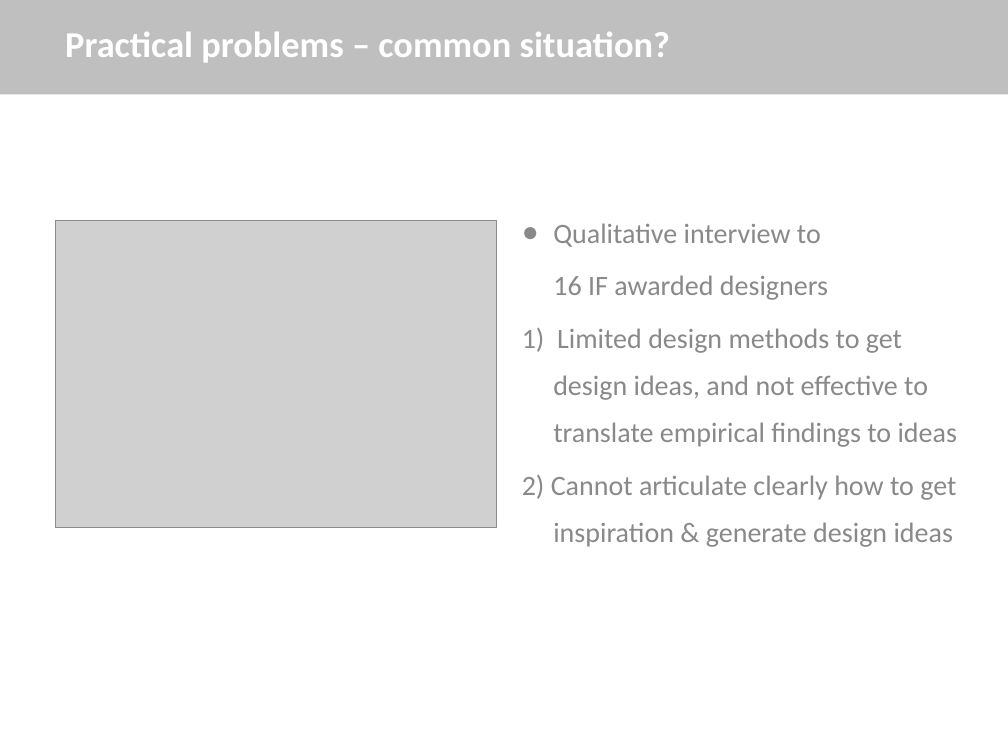
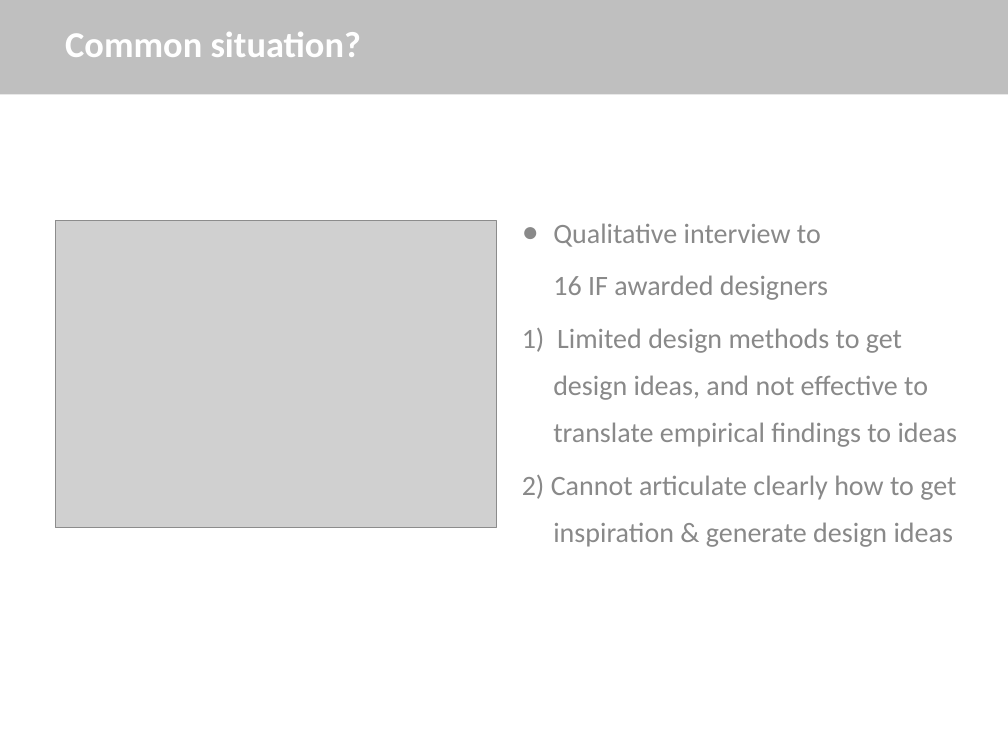
Before and after one commit to sunyingFUBerlin/PPT-for-IFKAD, a slide deck: slide 4 of ResearchProposal.pptx. Drawn at 1008x756 pixels with LibreOffice and Linux fonts; fonts in the diff are those of the drawing; grey boxes stand for pictures. Boxes give left, top, right and bottom in pixels: in the first picture for what was removed or moved away, otherwise in the second. Text is boxed around its words. In the diff, an @@ line names an element or a change of style, - is before the commit and + after.

```diff
--- a/ResearchProposal.pptx
+++ b/ResearchProposal.pptx
@@ title at (65, 32, 361, 57): text changed @@
-Practical problems – common situation?
+Common situation?
```
Also in this commit, not shown: 6 other slides changed, 1 slide removed.
